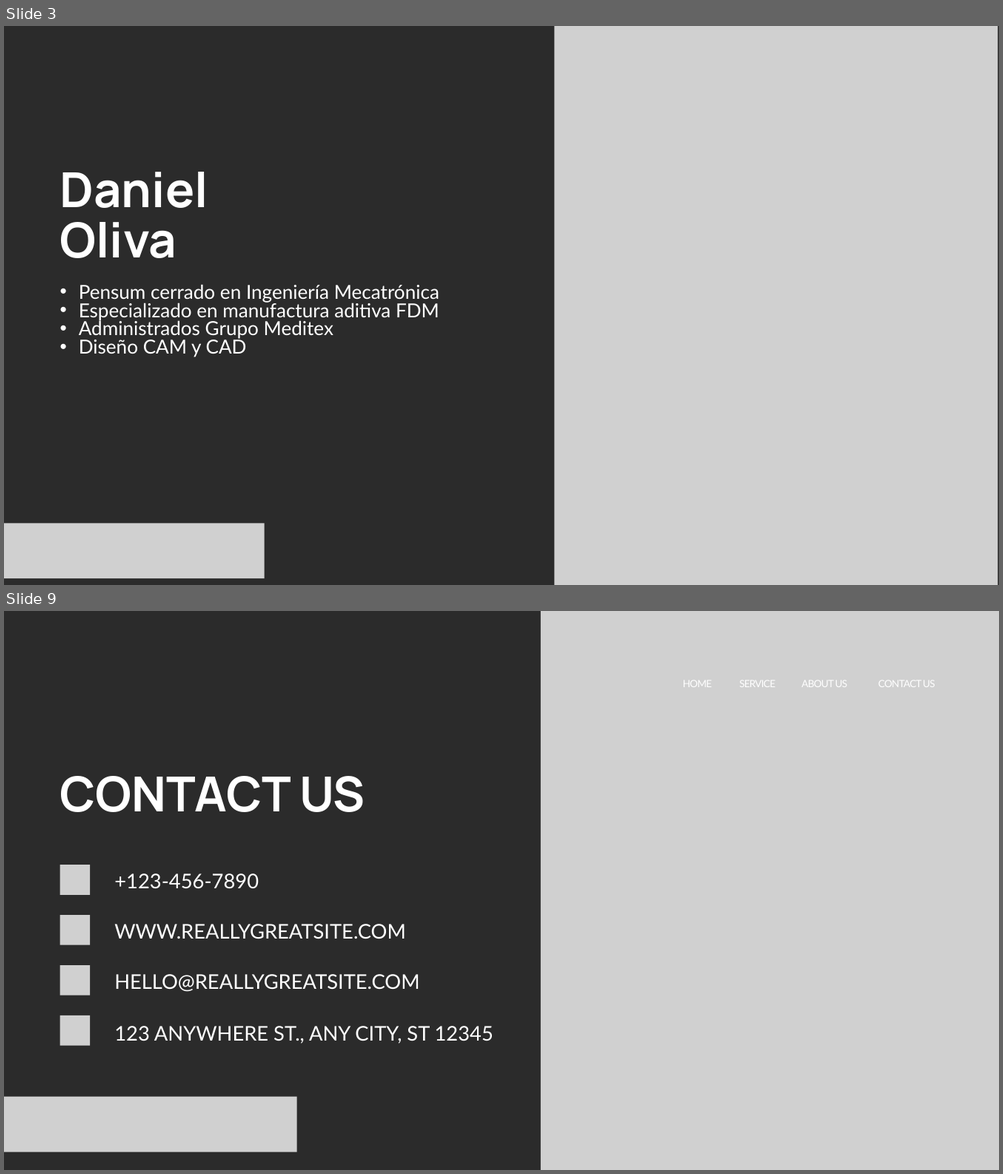
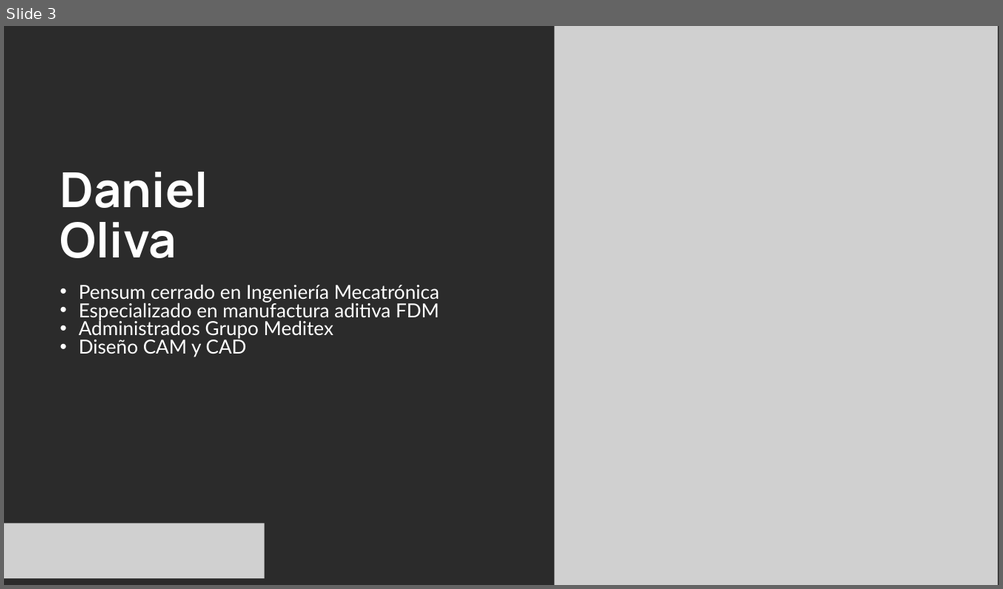
Before and after one commit to PabloJLM/ESPNOW-en-accion, a slide deck: Presentacion ESP NOW.pptx. Shown one above the other, each under a label of ours: slides 3 and 9 before the commit, slide 3 after it; the slides between them are not shown. The pictures are 1003x1174 and 1003x589 pixels, drawn with LibreOffice and Linux fonts; fonts in the diff are those of the drawing; grey boxes stand for pictures; background and template pictures are left out; a plain dark background stands for a picture behind light text. Boxes give left, top, right and bottom in pixels: in the first picture for what was removed or moved away, otherwise in the second. Text is boxed around its words. In the diff, an @@ line names an element or a change of style, - is before the commit and + after.

```diff
--- a/Presentacion ESP NOW.pptx
+++ b/Presentacion ESP NOW.pptx
@@ slide 9 removed at [4,611,999,1170], background picture (left out) @@
@@ picture removed at [540,611,999,1170] @@
@@ text removed at [683,681,711,687] @@
-  HOME
@@ text removed at [739,681,775,687] @@
-  SERVICE
@@ text removed at [801,681,848,687] @@
-  ABOUT US
@@ text removed at [878,681,935,687] @@
-  CONTACT US
@@ text removed at [60,776,364,812] @@
-CONTACT US
@@ picture removed at [60,865,90,895] @@
@@ text removed at [114,874,259,889] @@
-+123-456-7890
@@ picture removed at [60,915,90,945] @@
@@ text removed at [114,924,406,940] @@
-WWW.REALLYGREATSITE.COM
@@ picture removed at [60,965,90,995] @@
@@ text removed at [114,974,419,992] @@
-HELLO@REALLYGREATSITE.COM
@@ picture removed at [60,1016,90,1045] @@
@@ text removed at [114,1026,493,1044] @@
-123 ANYWHERE ST., ANY CITY, ST 12345
@@ picture removed at [4,1097,296,1152] @@
```
Also in this commit, not shown: 2 slides changed, 12 slides added, 4 other slides removed, 1 other file.
